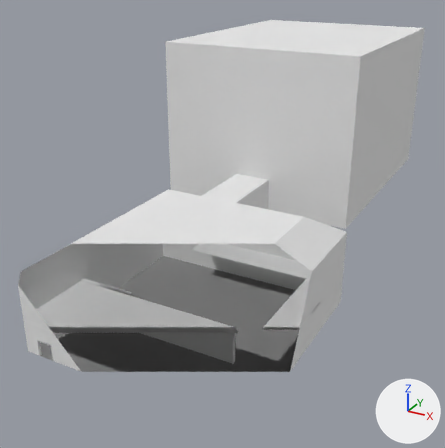
The Blender file Assets/3Dmodels/Facility1.blend, before and after one commit.
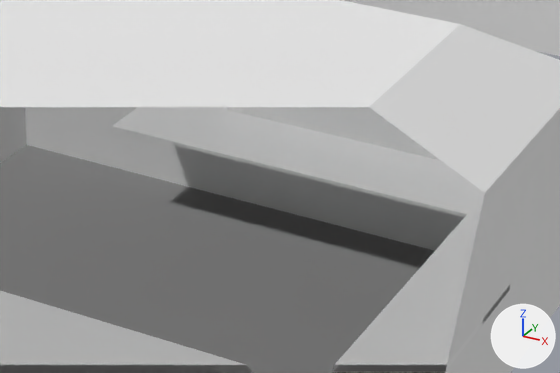
Each version appears first whole from a 50 mm lens placed at (61.3, -81.7, 75.1), pointed at (-11.9, 51.4, 8.6), and next in a close-up on the part from 35% to 76% of the width and 47% to 74% of the height. Every picture has the same lights, and +X, +Y and +Z are marked at lower right. Everything nearer to the camera than a plane just in front of the edit is cut away.

The first close-up shows 'Bridge', 'Cube', 'Cube.002', 'Facility', 'Facility.000'.
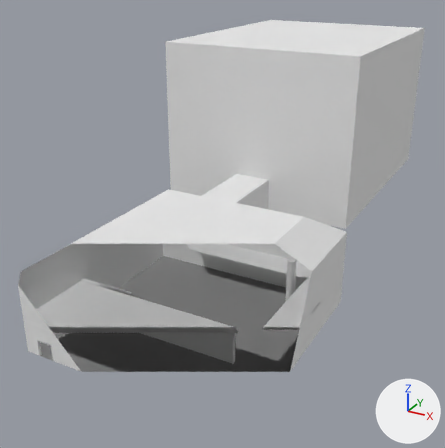
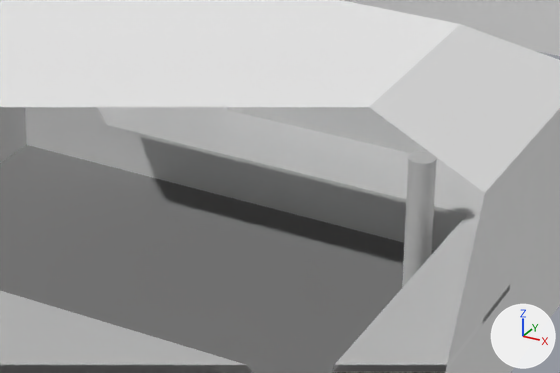
Changed parts and their boxes (x1, y1, x2, y2) in the close-ups (560 x 373 px):
'Cube', reshaped: before (112, 107, 485, 217); after (96, 107, 485, 217)
'Cylinder', added: after (402, 151, 437, 288)

The edits, one by one:
me_cube_003 has 8 vertices, 6 faces and spans x -1.0..29.4, y -6.1..1.0, z 0.7..1.0.
me_cube_003 is used by ob_cube; location (-10.69, 41.0, 7.0).
Verts and faces of me_cube_003; kept vertices keep their numbers, new ones are numbered from 8.
Before the commit, vertices of me_cube_003: 0 (-1.0, -6.1, 0.7) at pixel (112, 129), 1 (-1.0, -6.1, 1.0) at pixel (111, 126), 2 (-1.0, 1.0, 0.7), 3 (-1.0, 1.0, 1.0), 4 (29.4, -6.1, 0.7).
Before the commit, vertices of me_cube_003: 5 (29.4, -6.1, 1.0) at pixel (467, 214), 6 (29.4, 1.0, 0.7), 7 (29.4, 1.0, 1.0).
Part 1, on me_cube_003:
Faces deleted: (0, 1, 3, 2), (0, 2, 6, 4), (1, 5, 7, 3).
Vertex 2 moves to (-4.3, 1.0, 0.7).
Vertex 3 moves to (-4.3, 1.0, 1.0).
Vertex 0 moves to (-1.4, -6.1, 0.7), pixel (107, 128).
Vertex 1 moves to (-1.4, -6.1, 1.0), pixel (107, 125).
New vertex 8 is at (-4.3, -3.2, 0.7), pixel (95, 107).
New vertex 9 is at (-4.3, -3.2, 1.0).
New faces: (1, 5, 7, 3, 9), (2, 8, 9, 3), (0, 1, 9, 8), (0, 8, 2, 6, 4).
Mesh me_cylinder is new.
It is a 48-sided cylinder along z spanning x -1.0..1.0, y -1.0..1.0, z -22.0..-8.61.
Object 'Cylinder' (ob_cylinder) is new; it shows me_cylinder.
Its location is (16.21, 31.89, 22.0).
